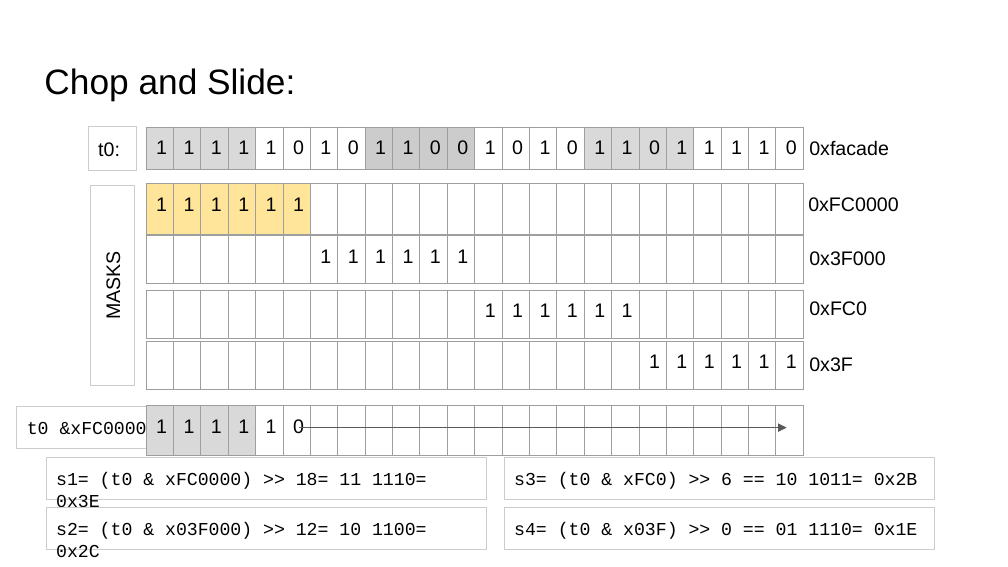
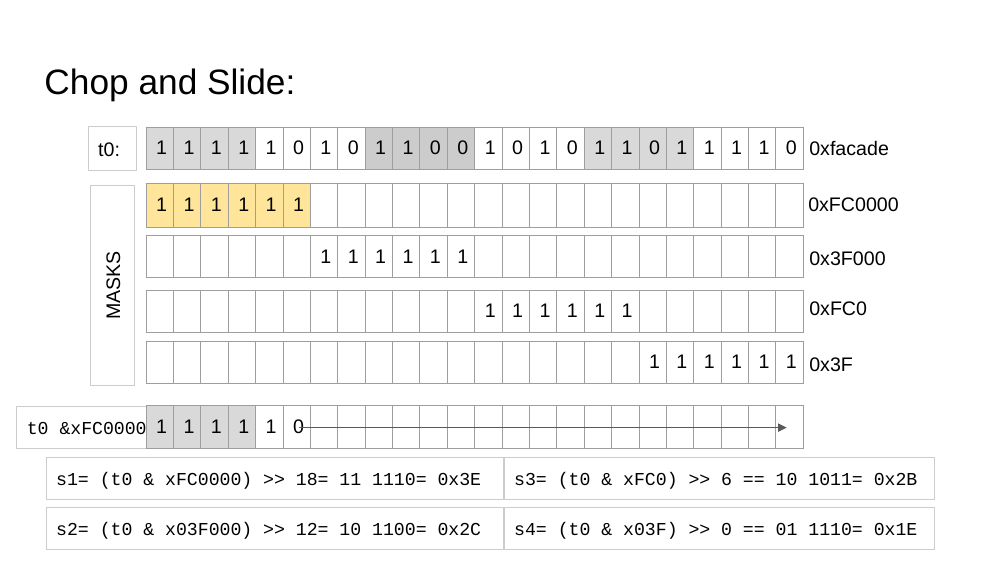
Before and after one commit to sgarcia0206/comp122-f23, a slide deck: slide 6 of format-encodings/slide_presentations/.hidden/base64-encoding.pptx. Drawn at 1008x567 pixels with LibreOffice and Linux fonts; fonts in the diff are those of the drawing. Boxes give left, top, right and bottom in pixels: in the first picture for what was removed or moved away, otherwise in the second. Text is boxed around its words. In the diff, an @@ line names an element or a change of style, - is before the commit and + after.

```diff
--- a/format-encodings/slide_presentations/.hidden/base64-encoding.pptx
+++ b/format-encodings/slide_presentations/.hidden/base64-encoding.pptx
@@ table: place and size @@
-table at bbox=[146, 127, 799, 458]
+table at bbox=[146, 127, 799, 170]
@@ table: place and size @@
-table at bbox=[146, 183, 799, 514]
+table at bbox=[146, 183, 799, 227]
@@ table: place and size @@
-table at bbox=[146, 235, 799, 565]
+table at bbox=[146, 235, 799, 278]
@@ table: place and size @@
-table at bbox=[146, 290, 799, 567]
+table at bbox=[146, 290, 799, 334]
@@ table: place and size @@
-table at bbox=[146, 341, 799, 567]
+table at bbox=[146, 341, 799, 384]
@@ table: place and size @@
-table at bbox=[146, 405, 799, 567]
+table at bbox=[146, 405, 799, 449]
@@ rectangle "s1= (t0 & xFC0000) >> ...": place and size @@
-rectangle "s1= (t0 & xFC0000) >> ..." at bbox=[46, 458, 486, 500]
+rectangle "s1= (t0 & xFC0000) >> ..." at bbox=[46, 458, 504, 500]
@@ rectangle "s2= (t0 & x03F000) >> ...": place and size @@
-rectangle "s2= (t0 & x03F000) >> ..." at bbox=[46, 507, 486, 549]
+rectangle "s2= (t0 & x03F000) >> ..." at bbox=[46, 507, 504, 549]
```
Also in this commit, not shown: 1 other slide changed, 4 other files.
